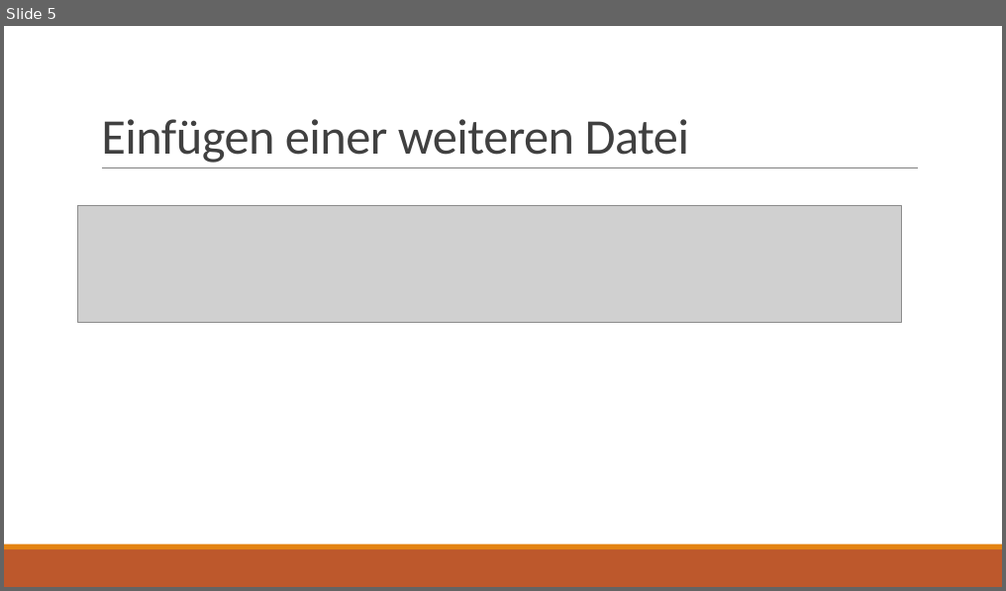
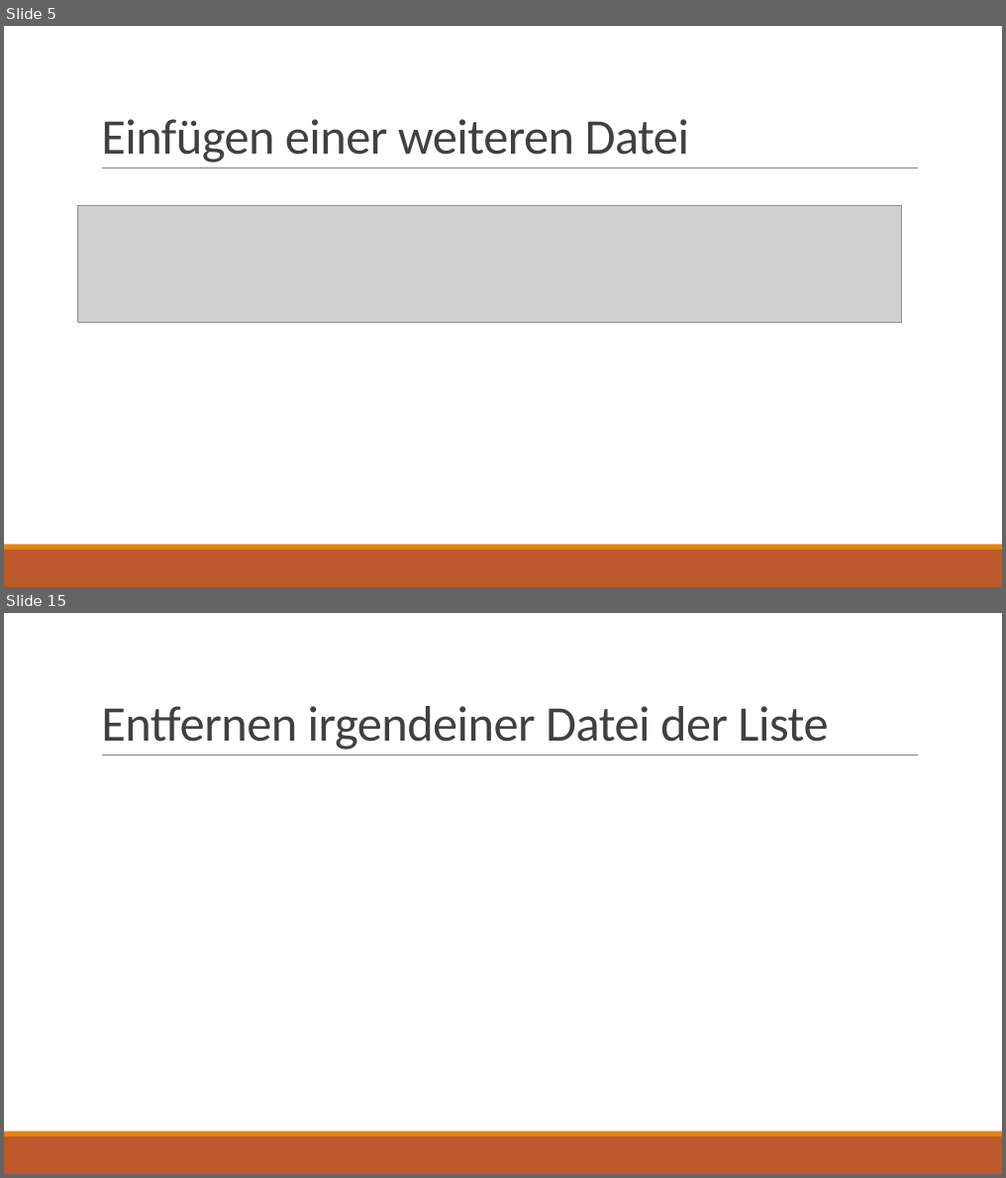
Before and after one commit to Paul-Krenmayr/Krenmayr-Kasieczka-LinkedList-2022, a slide deck: LinktList.pptx. Shown one above the other, each under a label of ours: slide 5 before the commit, slides 5 and 15 after it; the slides between them are not shown. The pictures are 1006x591 and 1006x1178 pixels, drawn with LibreOffice and Linux fonts; fonts in the diff are those of the drawing; grey boxes stand for pictures. Boxes give left, top, right and bottom in pixels: in the first picture for what was removed or moved away, otherwise in the second. Text is boxed around its words. In the diff, an @@ line names an element or a change of style, - is before the commit and + after.

```diff
--- a/LinktList.pptx
+++ b/LinktList.pptx
@@ slide 15 added at <box>4,613,1002,1174</box>, background #FFFFFF; not listed: 3 template elements that a slide beside it also shows @@
@@ title added at <box>101,706,828,750</box>, 48 pt, text #404040 @@
+Entfernen irgendeiner Datei der Liste
```
Also in this commit, not shown: 9 other slides added, 1 slide removed.
